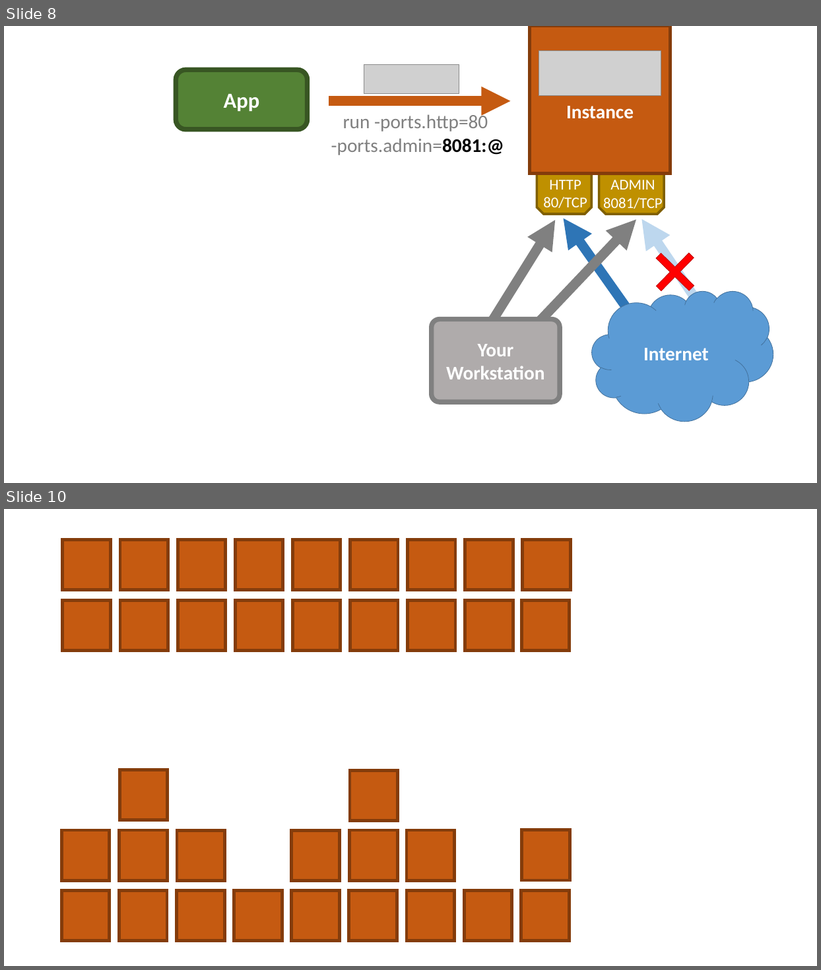
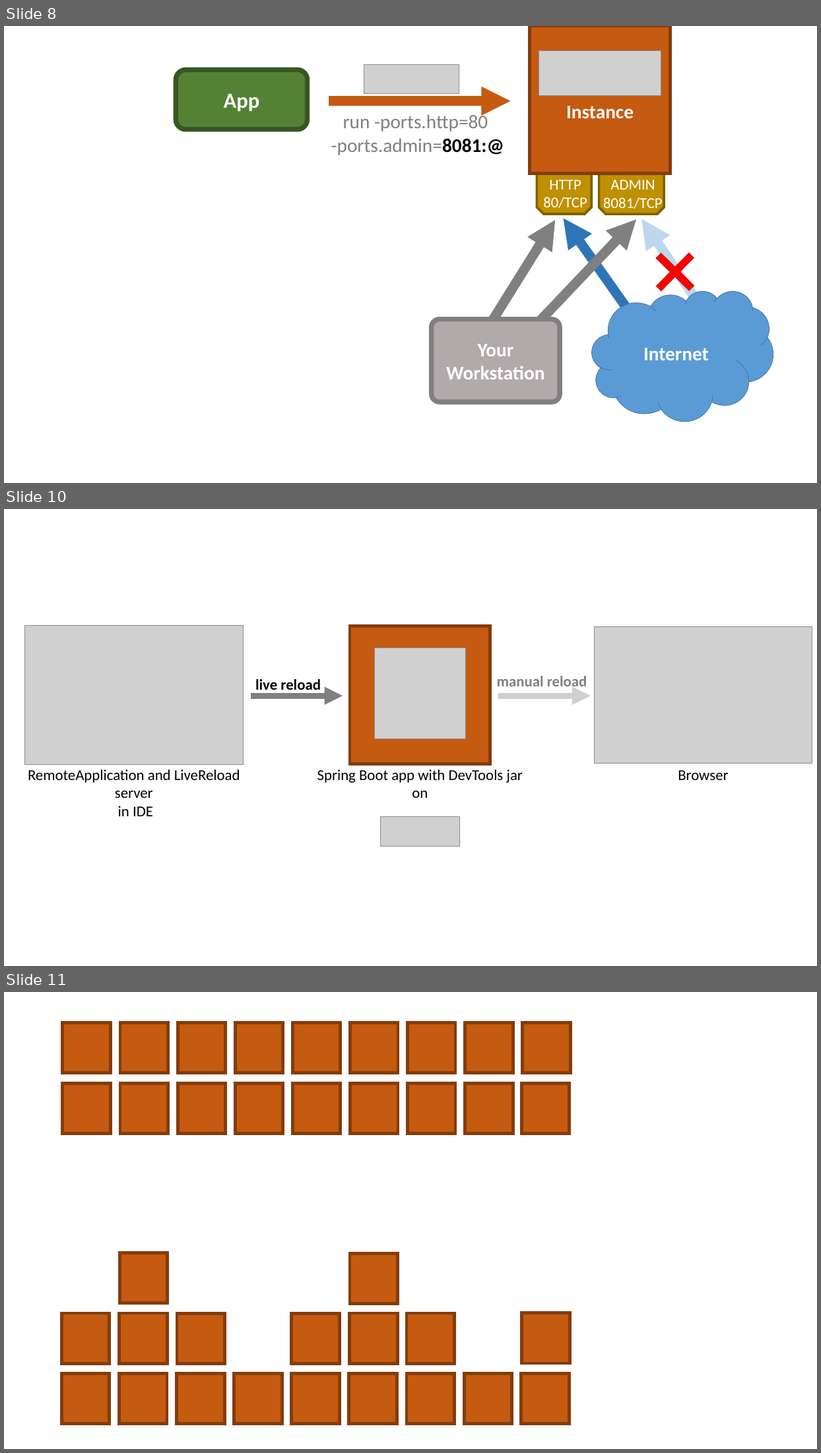
Before and after one commit to flyway/boxfuse.com, a slide deck: _sources/GettingStarted.pptx. Shown one above the other, each under a label of ours: slides 8 and 10 before the commit, slides 8, 10 and 11 after it; the slides between them are not shown. The pictures are 821x970 and 821x1453 pixels, drawn with LibreOffice and Linux fonts; fonts in the diff are those of the drawing; grey boxes stand for pictures. Boxes give left, top, right and bottom in pixels: in the first picture for what was removed or moved away, otherwise in the second. Text is boxed around its words. In the diff, an @@ line names an element or a change of style, - is before the commit and + after.

Commit message:
Added DevTools blog post

```diff
--- a/_sources/GettingStarted.pptx
+++ b/_sources/GettingStarted.pptx
@@ slide 10 added at (4, 509, 817, 966), background #FFFFFF @@
@@ picture added at (24, 626, 243, 764) @@
@@ rectangle added at (350, 626, 490, 764), fill #C55A11, outline #843C0B 6 pt @@
@@ picture added at (594, 626, 812, 763) @@
@@ picture added at (374, 648, 465, 739) @@
@@ text added at (255, 679, 321, 694), 28 pt, text #000000, bold @@
+live reload
@@ text added at (497, 676, 587, 691), 28 pt, text #808080, bold @@
+manual reload
@@ arrow added from (251, 696) to (343, 696), #808080 11.25 pt @@
@@ arrow added from (498, 696) to (590, 696), #D0CECE 11.25 pt @@
@@ text added at (28, 770, 240, 817), 28 pt, text #000000 @@
+RemoteApplication and LiveReload server
+in IDE
@@ text added at (318, 770, 523, 798), 28 pt, text #000000 @@
+Spring Boot app with DevTools jar on
@@ text added at (678, 770, 728, 780), 28 pt, text #000000 @@
+Browser
@@ picture added at (380, 817, 460, 847) @@
@@ what was slide 10 is now slide 11 @@
```
Also in this commit, not shown: 1 slide changed, 9 other files.
